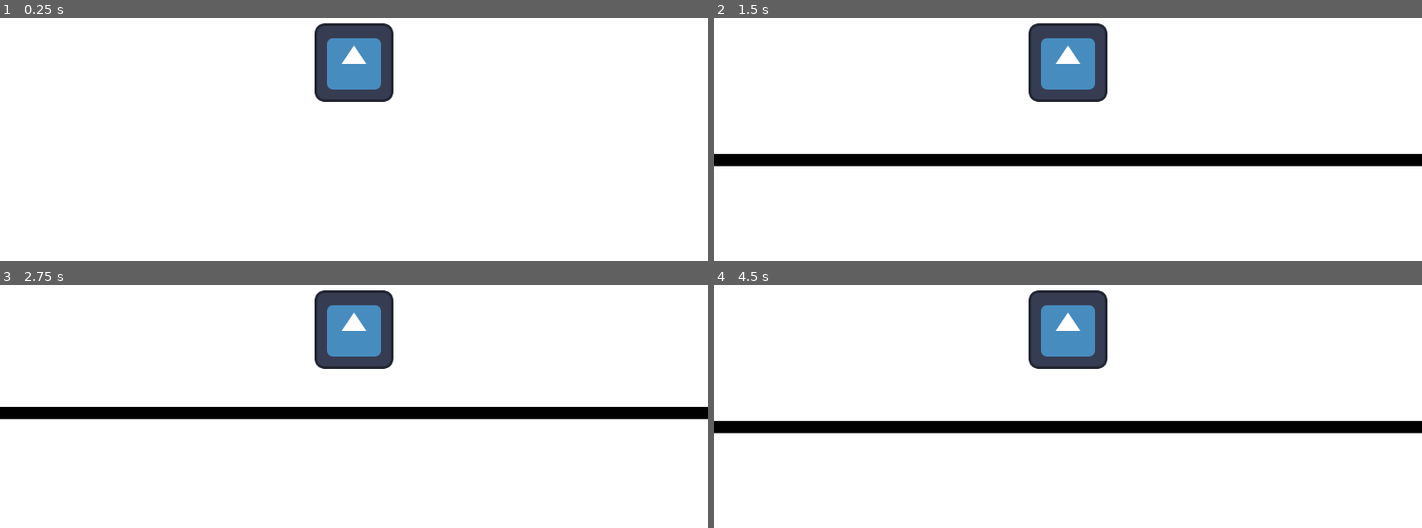
Above: before the commit, frames 1-4 (two rows, left to right).
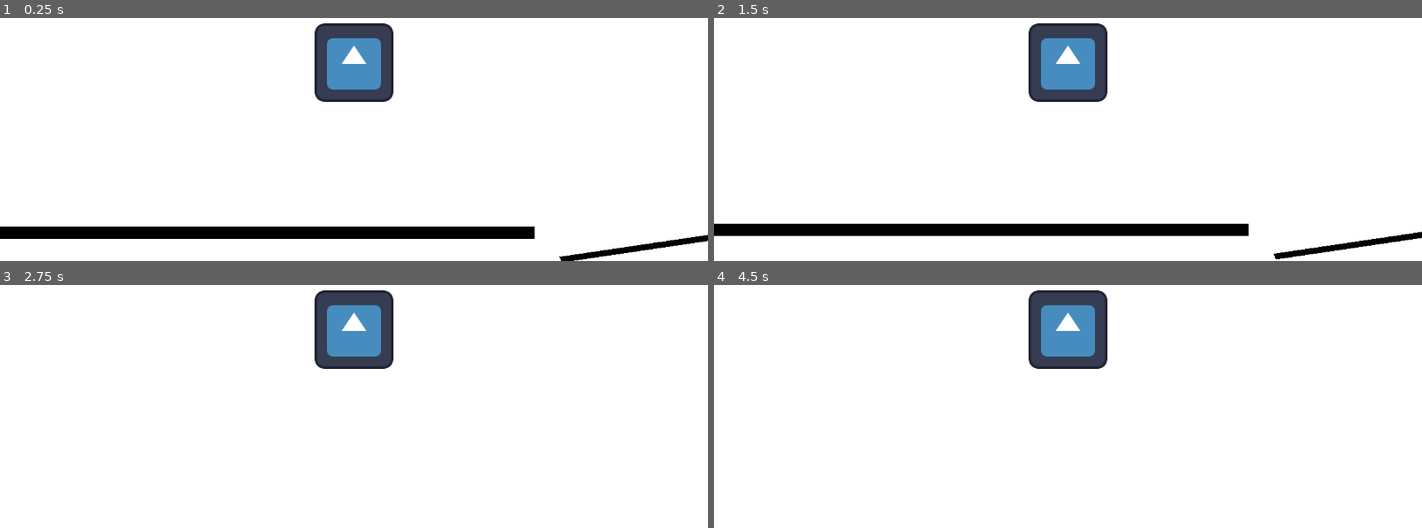
Above: after the commit, the same moments.

Repository: adelac01/gmtk-game-jam-2025
Game: Godot game, scene res://debug_room.tscn
Same seed, same stepped clock (60 frames per second), same inputs: the game is played once before the commit and once after it. The project has no main scene, so this scene is started directly. The engine's default icon, where the game draws it, is replaced by a stand-in: a white triangle on a blue panel in a dark square.
Inputs:
- Up to frame 1 (0.25 s): no input
- Up to frame 2 (1.5 s): tap Enter (ui_accept) at 0.5, 0.6 s; hold Right (ui_right) from 0.53 s (still down); tap Space (jump, bound only after the commit) at 0.77, 0.8, 1.07, 1.35 s
- Up to frame 3 (2.75 s): tap Space (jump, bound only after the commit) at 1.52, 1.82, 2.3 s; tap Enter (ui_accept) at 1.55, 2.1 s; release Right (ui_right) at 2.03 s; hold Left (ui_left) from 2.03 s (still down)
- Up to frame 4 (4.5 s): release Left (ui_left) at 2.78 s; hold Right (ui_right) 2.78-4.28 s; tap Enter (ui_accept) at 2.85, 4.35 s; tap Space (jump, bound only after the commit) at 3.02, 3.32, 3.6, 3.77, 4.07 s; hold Left (ui_left) from 4.28 s (still down)

The runs differ from the first frame. In frame 1, 4.4% of the frame differs, in the area x 0-100%, y 85-100%; in frame 2, 10%, in the area x 0-100%, y 55-100%; in frame 3, 5.1%; in frame 4, 5.5%.

Commit message:
walk up walls

Diff:
--- a/debug_room.tscn
+++ b/debug_room.tscn
@@ -9,18 +9,31 @@
 
 [node name="DebugRoom" type="Node2D"]
 
-[node name="StaticBody2D" type="StaticBody2D" parent="."]
+[node name="Platform" type="StaticBody2D" parent="."]
 position = Vector2(576, 648)
 
-[node name="MeshInstance2D" type="MeshInstance2D" parent="StaticBody2D"]
+[node name="MeshInstance2D" type="MeshInstance2D" parent="Platform"]
 modulate = Color(0, 0, 0, 1)
 position = Vector2(577.5, -1.90735e-06)
 scale = Vector2(2307, 20)
 mesh = SubResource("QuadMesh_isr7r")
 
-[node name="CollisionShape2D" type="CollisionShape2D" parent="StaticBody2D"]
+[node name="CollisionShape2D" type="CollisionShape2D" parent="Platform"]
 position = Vector2(577.5, 0)
 shape = SubResource("RectangleShape2D_7fsmm")
 
 [node name="Player" parent="." instance=ExtResource("1_isr7r")]
-position = Vector2(551, 154)
+position = Vector2(2013, 341)
+
+[node name="Curved Angles" type="Node2D" parent="."]
+
+[node name="Line2D" type="Line2D" parent="Curved Angles"]
+position = Vector2(-1504.73, 37.6667)
+scale = Vector2(1.62822, 0.958574)
+points = PackedVector2Array(2367, 682, 2530, 641, 2662, 573, 2781, 481, 2834, 429, 2890, 364, 2923, 317, 2956, 242, 2976, 151, 2998, 31, 3004, -80, 3006, -183, 2995, -269, 2970, -336)
+default_color = Color(0, 0, 0, 1)
+
+[node name="StaticBody2D" type="StaticBody2D" parent="Curved Angles/Line2D"]
+
+[node name="CollisionPolygon2D" type="CollisionPolygon2D" parent="Curved Angles/Line2D/StaticBody2D"]
+polygon = PackedVector2Array(2371.13, 687.827, 2528.35, 648.185, 2680.05, 569.944, 2781.39, 486.486, 2851.4, 418.677, 2887.64, 375.905, 2920.8, 328.961, 2961.34, 242.374, 2981.61, 145.355, 2993.89, 86.9347, 3004.33, 27.4713, 3009.24, -50.7699, 3011.7, -133.184, 3011.09, -188.474, 3001.26, -268.802, 2987.75, -308.444, 2978.54, -328.265, 2974.24, -339.741, 2963.18, -334.525, 2971.17, -314.703, 2980.38, -287.58, 2988.98, -264.629, 2995.73, -212.468, 3000.65, -181.172, 2997.57, -64.3317, 2992.66, 4.5206, 2987.75, 57.7246, 2974.85, 120.318, 2960.11, 187.083, 2947.21, 245.503, 2917.73, 315.399, 2893.78, 351.912, 2858.77, 391.554, 2839.12, 414.504, 2788.14, 465.622, 2756.82, 490.659, 2716.29, 524.042, 2675.14, 554.295, 2649.34, 572.03, 2621.09, 583.505, 2559.67, 613.759, 2501.94, 637.753, 2449.74, 650.271, 2396.31, 664.876, 2368.67, 671.136)
--- a/player.gd
+++ b/player.gd
@@ -2,24 +2,41 @@
 
 
 const SPEED = 300.0
-const JUMP_VELOCITY = -400.0
+const JUMP_VELOCITY = 400.0
+const GRAVITY = 980
+
+var player_normal_vector
+var rotation_direction = 0
+
+func _ready() -> void:
+	player_normal_vector = Vector2.UP
 
 
 func _physics_process(delta: float) -> void:
-	# Add the gravity.
+
+	var ground_normal_vector = $RayCast2D.get_collision_normal()
+	var rotation_change = player_normal_vector.angle_to(ground_normal_vector)
+	rotation_direction += rotation_change
+	rotation = rotation_direction
+
+	set_up_direction(ground_normal_vector)
+
+	# Handle gravity
 	if not is_on_floor():
-		velocity += get_gravity() * delta
+		#print("Above ground")
+		velocity += -ground_normal_vector * GRAVITY * delta
 
-	# Handle jump.
-	if Input.is_action_just_pressed("ui_accept") and is_on_floor():
-		velocity.y = JUMP_VELOCITY
+	if Input.is_action_just_pressed("jump"):
+		#print("Jump action received")
+		#print(player_normal_vector * JUMP_VELOCITY)
+		velocity = player_normal_vector * JUMP_VELOCITY
 
-	# Get the input direction and handle the movement/deceleration.
-	# As good practice, you should replace UI actions with custom gameplay actions.
-	var direction := Input.get_axis("ui_left", "ui_right")
+	var direction = Input.get_axis("left", "right")
 	if direction:
-		velocity.x = direction * SPEED
-	else:
-		velocity.x = move_toward(velocity.x, 0, SPEED)
+		velocity = transform.x * direction * SPEED
 
+	print(is_on_floor())
+	print(velocity)
 	move_and_slide()
+
+	player_normal_vector = ground_normal_vector
--- a/player.tscn
+++ b/player.tscn
@@ -3,8 +3,9 @@
 [ext_resource type="Texture2D" uid="uid://cbxnxfvnq0f7t" path="res://icon.svg" id="1_4flbx"]
 [ext_resource type="Script" uid="uid://ux7okg1d2je1" path="res://player.gd" id="1_onrkg"]
 
-[sub_resource type="RectangleShape2D" id="RectangleShape2D_onrkg"]
-size = Vector2(128, 128)
+[sub_resource type="CapsuleShape2D" id="CapsuleShape2D_onrkg"]
+radius = 62.0
+height = 126.0
 
 [node name="Player" type="CharacterBody2D"]
 script = ExtResource("1_onrkg")
@@ -13,6 +14,10 @@
 texture = ExtResource("1_4flbx")
 
 [node name="CollisionShape2D" type="CollisionShape2D" parent="."]
-shape = SubResource("RectangleShape2D_onrkg")
+shape = SubResource("CapsuleShape2D_onrkg")
 
 [node name="Camera2D" type="Camera2D" parent="."]
+
+[node name="RayCast2D" type="RayCast2D" parent="."]
+target_position = Vector2(0, 500)
+collide_with_areas = true
--- a/project.godot
+++ b/project.godot
@@ -18,6 +18,24 @@
 
 project/assembly_name="game-jam"
 
+[input]
+
+left={
+"deadzone": 0.2,
+"events": [Object(InputEventKey,"resource_local_to_scene":false,"resource_name":"","device":-1,"window_id":0,"alt_pressed":false,"shift_pressed":false,"ctrl_pressed":false,"meta_pressed":false,"pressed":false,"keycode":0,"physical_keycode":65,"key_label":0,"unicode":97,"location":0,"echo":false,"script":null)
+]
+}
+right={
+"deadzone": 0.2,
+"events": [Object(InputEventKey,"resource_local_to_scene":false,"resource_name":"","device":-1,"window_id":0,"alt_pressed":false,"shift_pressed":false,"ctrl_pressed":false,"meta_pressed":false,"pressed":false,"keycode":0,"physical_keycode":68,"key_label":0,"unicode":100,"location":0,"echo":false,"script":null)
+]
+}
+jump={
+"deadzone": 0.2,
+"events": [Object(InputEventKey,"resource_local_to_scene":false,"resource_name":"","device":-1,"window_id":0,"alt_pressed":false,"shift_pressed":false,"ctrl_pressed":false,"meta_pressed":false,"pressed":false,"keycode":0,"physical_keycode":32,"key_label":0,"unicode":32,"location":0,"echo":false,"script":null)
+]
+}
+
 [rendering]
 
 renderer/rendering_method="gl_compatibility"
